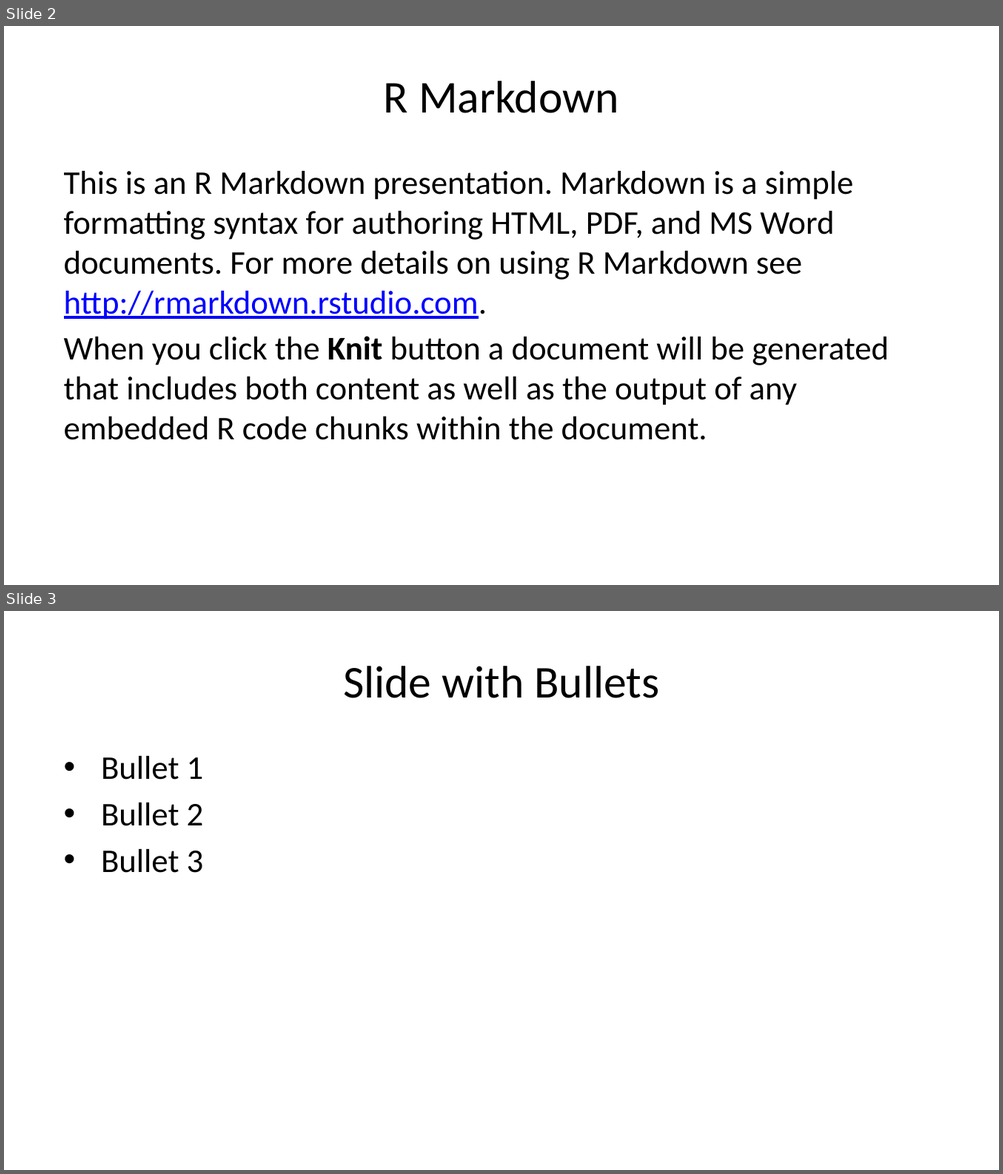
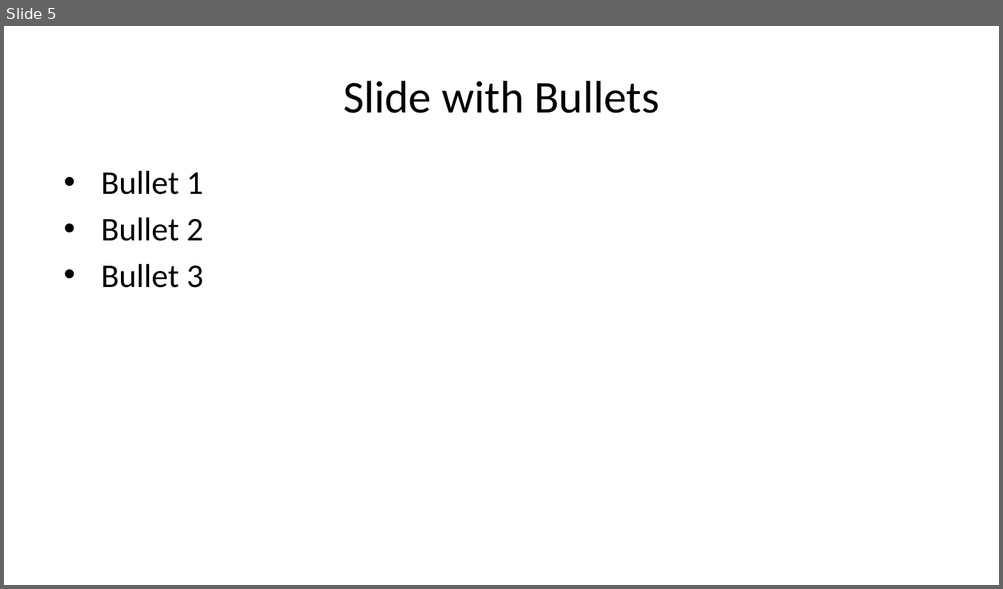
Before and after one commit to inbloom21/probstatproyekakhir, a slide deck: dokumen/PPT-Laporan.pptx. Shown one above the other, each under a label of ours: slides 2 and 3 before the commit, slide 5 after it. The pictures are 1003x1174 and 1003x589 pixels, drawn with LibreOffice and Linux fonts; fonts in the diff are those of the drawing. Boxes give left, top, right and bottom in pixels: in the first picture for what was removed or moved away, otherwise in the second. Text is boxed around its words. In the diff, an @@ line names an element or a change of style, - is before the commit and + after.

```diff
--- a/dokumen/PPT-Laporan.pptx
+++ b/dokumen/PPT-Laporan.pptx
@@ slide 2 removed at [4, 26, 999, 585], background #FFFFFF @@
@@ title removed at [384, 81, 619, 113] @@
-R Markdown
@@ text removed at [64, 171, 888, 440] @@
-This is an R Markdown presentation. Markdown is a simple formatting syntax for authoring HTML, PDF, and MS Word documents. For more details on using R Markdown see http://rmarkdown.rstudio.com.
-When you click the Knit button a document will be generated that includes both content as well as the output of any embedded R code chunks within the document.
@@ what was slide 3 is now slide 5 @@
```
Also in this commit, not shown: 3 slides added.
